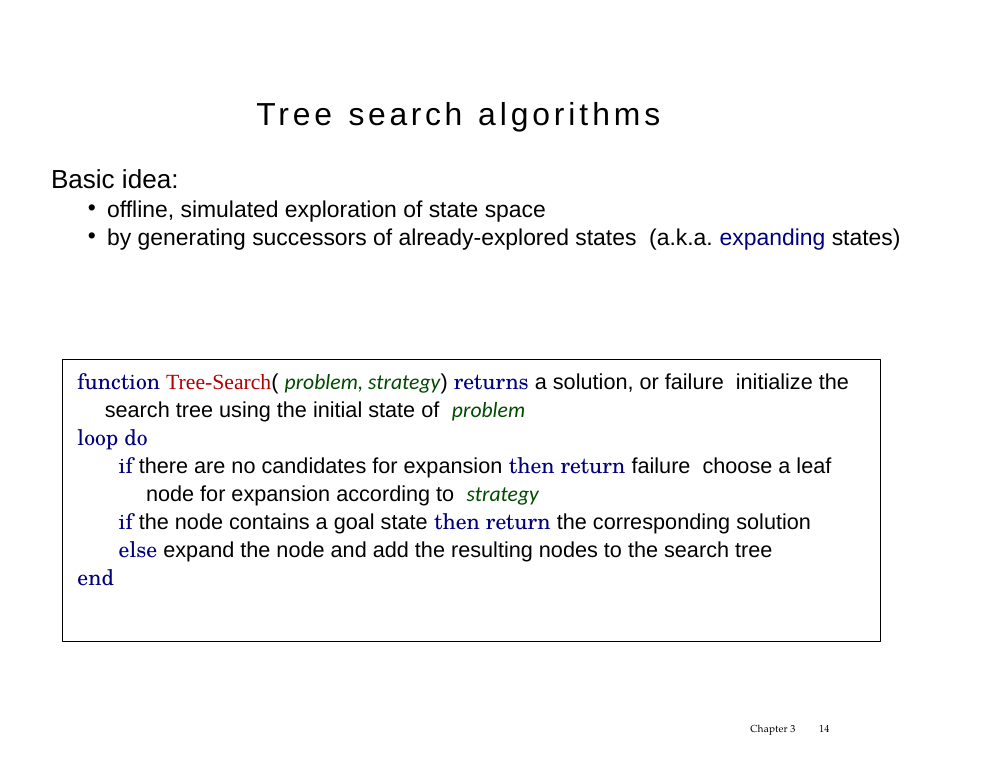
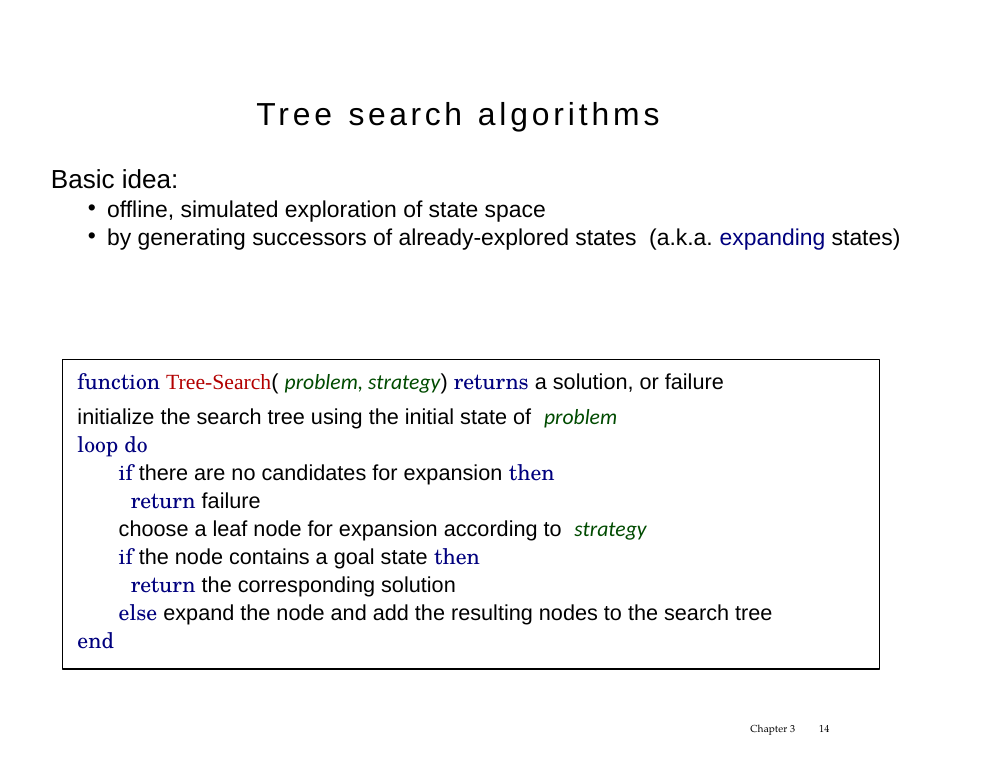
Before and after one commit to tdhock/cs470-570-spring-2021, a slide deck: slide 14 of TobyCareCS470/Eck slides/chapter3.1.pptx. Drawn at 1008x779 pixels with LibreOffice and Linux fonts; fonts in the diff are those of the drawing. Boxes give left, top, right and bottom in pixels: in the first picture for what was removed or moved away, otherwise in the second. Text is boxed around its words. In the diff, an @@ line names an element or a change of style, - is before the commit and + after.

```diff
--- a/TobyCareCS470/Eck slides/chapter3.1.pptx
+++ b/TobyCareCS470/Eck slides/chapter3.1.pptx
@@ rectangle "function Tree-Search( problem, strategy) returns ...": place and size @@
-rectangle "function Tree-Search( problem, strategy) returns ..." at <box>62,359,880,641</box>
+rectangle "function Tree-Search( problem, strategy) returns ..." at <box>62,359,880,669</box>
@@ text in rectangle at <box>77,373,724,429</box>: text changed @@
-function Tree-Search( problem, strategy) returns a solution, or failure initialize the search tree using the initial state of problem
+function Tree-Search( problem, strategy) returns a solution, or failure
+initialize the search tree using the initial state of problem
@@ text in rectangle at <box>119,464,646,597</box>: text changed @@
-if there are no candidates for expansion then return failure choose a leaf node for expansion according to strategy
-if the node contains a goal state then return the corresponding solution
+if there are no candidates for expansion then
+return failure
+choose a leaf node for expansion according to strategy
+if the node contains a goal state then
+return the corresponding solution
@@ text "Chapter 3" at <box>750,724,795,735</box>: letter spacing 0.2 to 0.1 pt in "3" @@
```
Also in this commit, not shown: 30 other slides changed, 6 other files.
